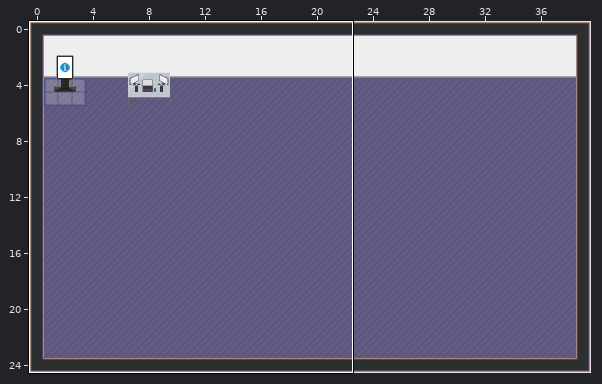
Two versions of a level (Tiled map (JSON), map.tmj). The first picture is a wide view before the edit; the outline marks the close-up.
Close-up. Before:
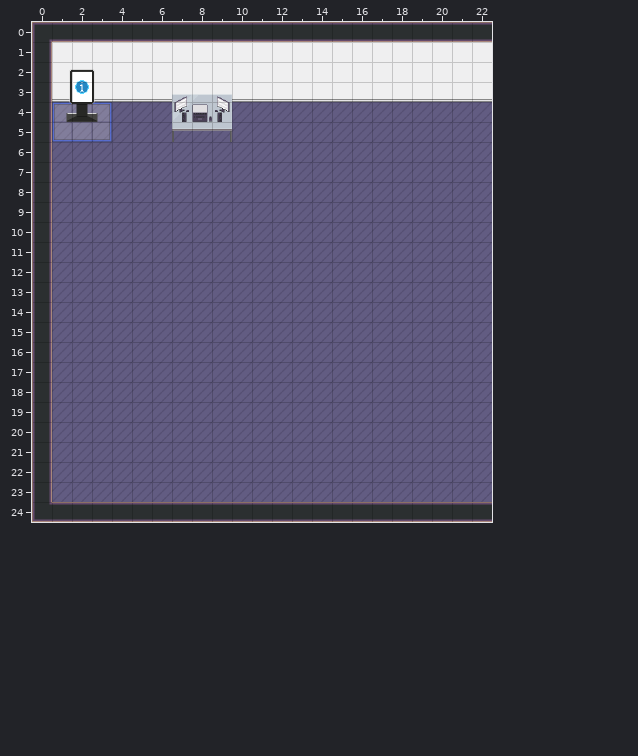
Cells are 32x32 px. Shown: x 0..22, y 0..24. The commit also changed other parts of the map, which this record leaves out.
New version:
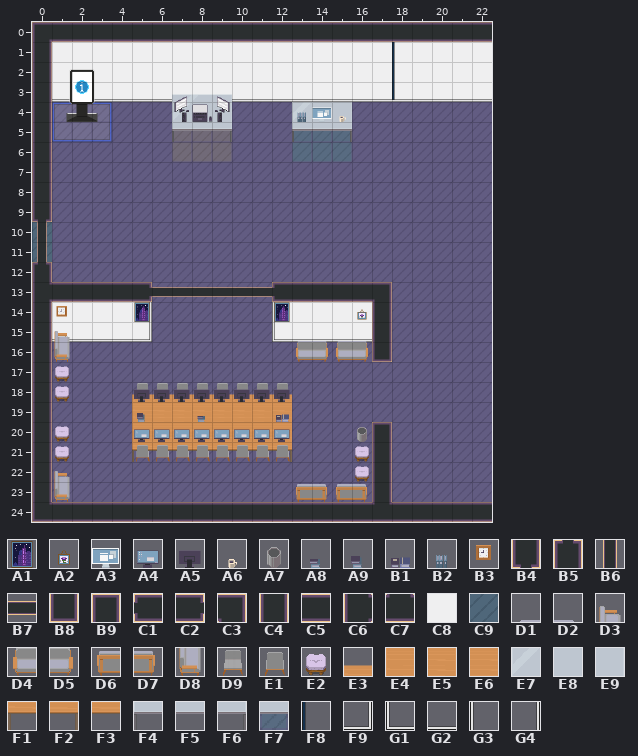
Key: from "WA_Decoration": A1 26, A2 27; from "WA_Miscellaneous": A3 0, A4 1, A5 11, A6 59, A7 60, A8 63, A9 73, B1 74, B2 76, B3 78; from "WA_Room_Builder": B4 11, B5 11 turned 180, B6 36, B7 36 turned 90, B8 58 turned 270, B9 59 turned 270, C1 61 turned 270, C2 61 turned 90, C3 99, C4 102, C5 104, C6 108, C7 110, C8 203, C9 360; from "WA_Seats": D1 78, D2 79, D3 82, D4 91, D5 92, D6 93, D7 94, D8 95, D9 117, E1 118, E2 165; from "WA_Tables": E3 0, E4 10, E5 11, E6 13, E7 15, E8 16, E9 17, F1 20, F2 21, F3 23, F4 25, F5 26, F6 27; from "WA_User_Interface": F7 2, F8 115, F9 137, G1 138, G2 140, G3 141, G4 142.
__ is an empty cell.
Tiles replaced or removed in this view: C4, C5.
Tiles of an added or newly shown layer are drawn over the layers below it.
See-through tiles are keyed as they look on the map.
From old to new:
Changed rows in their new state; .. is an unchanged cell.
layer "floor/floor3" opacity 20% -> 10%
Layer "floor/base_floor_gray":
first column x 0:
10 C9
11 C9
Layer "floor/floor3":
first column x 13:
 5 F7 F7 F7
Layer "walls/base_wall":
first column x 0:
 9 B4 .. .. .. .. .. .. .. .. .. .. .. .. .. .. .. .. ..
10 __ .. .. .. .. .. .. .. .. .. .. .. .. .. .. .. .. ..
11 __ .. .. .. .. .. .. .. .. .. .. .. .. .. .. .. .. ..
12 B5 .. .. .. .. .. .. .. .. .. .. .. .. .. .. .. .. ..
13 C6 C5 C5 C5 C5 C2 .. .. .. .. .. .. C1 C5 C5 C5 C5 C3
14 .. C8 C8 C8 C8 C8 .. .. .. .. .. .. C8 C8 C8 C8 C8 C4
15 .. C8 C8 C8 C8 C8 .. .. .. .. .. .. C8 C8 C8 C8 C8 C4
first column x 17:
21 C4
22 C4
23 C4
24 C7
Layer "walls/wallSeparator" (added):
first column x 18:
 1 F8
 2 F8
 3 F8
Layer "walls/base_wall_border_bottom":
first column x 1:
14 .. .. .. .. G4 .. .. .. .. .. .. G3 .. .. .. ..
15 G2 G2 G2 G2 F9 .. .. .. .. .. .. G1 G2 G2 G2 G2
Layer "furnitures/tableWithReadmeScreen" (added):
first column x 13:
 4 E7 E8 E9
 5 F4 F5 F6
Layer "furnitures/readmeScreen" (added):
first column x 13:
 4 B2 A3 A6
Layer "furnitures/meetingFurnituresGroup/meetin" (added):
first column x 5:
18 D9 D9 D9 D9 D9 D9 D9 D9
Layer "furnitures/meetingFurnituresGroup/meetin" (added):
first column x 5:
18 E3 E3 E3 E3 E3 E3 E3 E3
19 E4 E5 E5 E5 E5 E5 E5 E5
20 E4 E6 E6 E6 E6 E6 E6 E5
21 F1 F3 F3 F3 F3 F3 F3 F2
Layer "furnitures/meetingFurnituresGroup/meetin" (added):
first column x 5:
18 A5 A5 A5 A5 A5 A5 A5 A5
19 A9 .. .. A8 .. .. .. B1
20 A4 A4 A4 A4 A4 A4 A4 A4
Layer "furnitures/meetingFurnituresGroup/meetin" (added):
first column x 5:
21 E1 E1 E1 E1 E1 E1 E1 E1
Layer "furnitures/meetingFurnituresGroup/meetin" (added):
first column x 1:
15 D3 .. .. .. .. .. .. .. .. .. .. .. D1 D2 D1 D2
16 D8 .. .. .. .. .. .. .. .. .. .. .. D4 D5 D4 D5
17 E2 .. .. .. .. .. .. .. .. .. .. .. .. .. .. ..
18 E2 .. .. .. .. .. .. .. .. .. .. .. .. .. .. ..
20 E2 .. .. .. .. .. .. .. .. .. .. .. .. .. .. ..
21 E2 .. .. .. .. .. .. .. .. .. .. .. .. .. .. E2
22 D3 .. .. .. .. .. .. .. .. .. .. .. .. .. .. E2
23 D8 .. .. .. .. .. .. .. .. .. .. .. D6 D7 D6 D7
Layer "furnitures/meetingFurnituresGroup/meetin" (added):
first column x 1:
14 B3 .. .. .. A1 .. .. .. .. .. .. A1 .. .. .. A2
first column x 16:
20 A7
Layer "above/door_above":
first column x 0:
10 B6 .. .. .. .. .. .. .. .. .. .. .. .. .. .. .. .. ..
11 B6 .. .. .. .. .. .. .. .. .. .. .. .. .. .. .. .. ..
13 .. .. .. .. .. .. B7 B7 B7 B7 B7 B7 .. .. .. .. .. ..
16 .. .. .. .. .. .. .. .. .. .. .. .. .. .. .. .. .. B8
first column x 17:
20 B9
